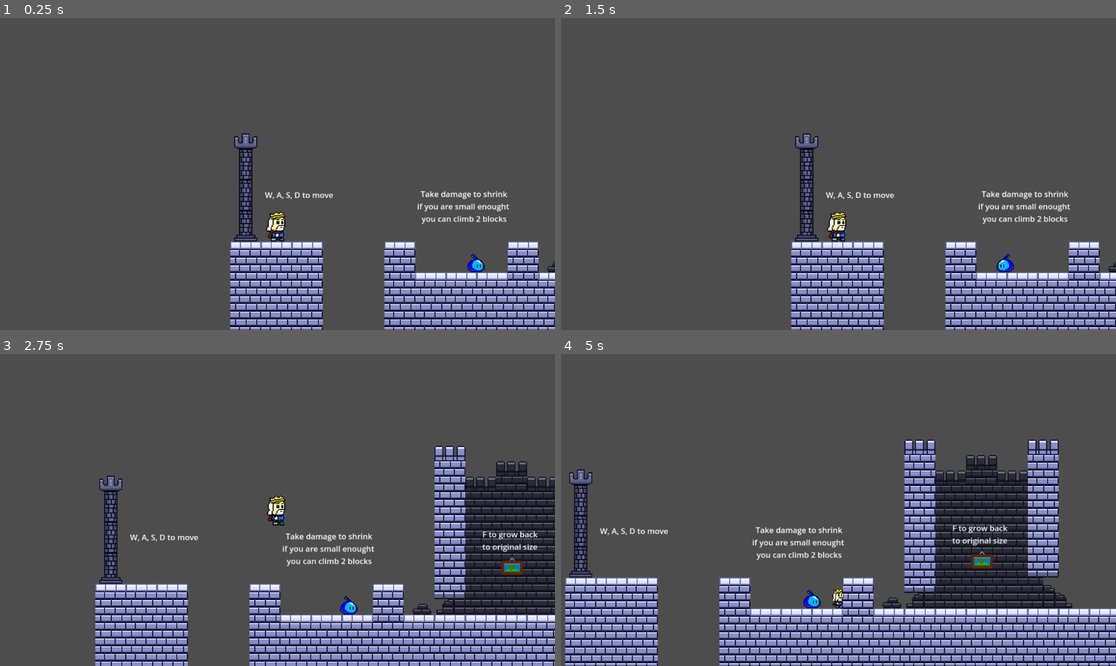
Above: before the commit, frames 1-4 (two rows, left to right).
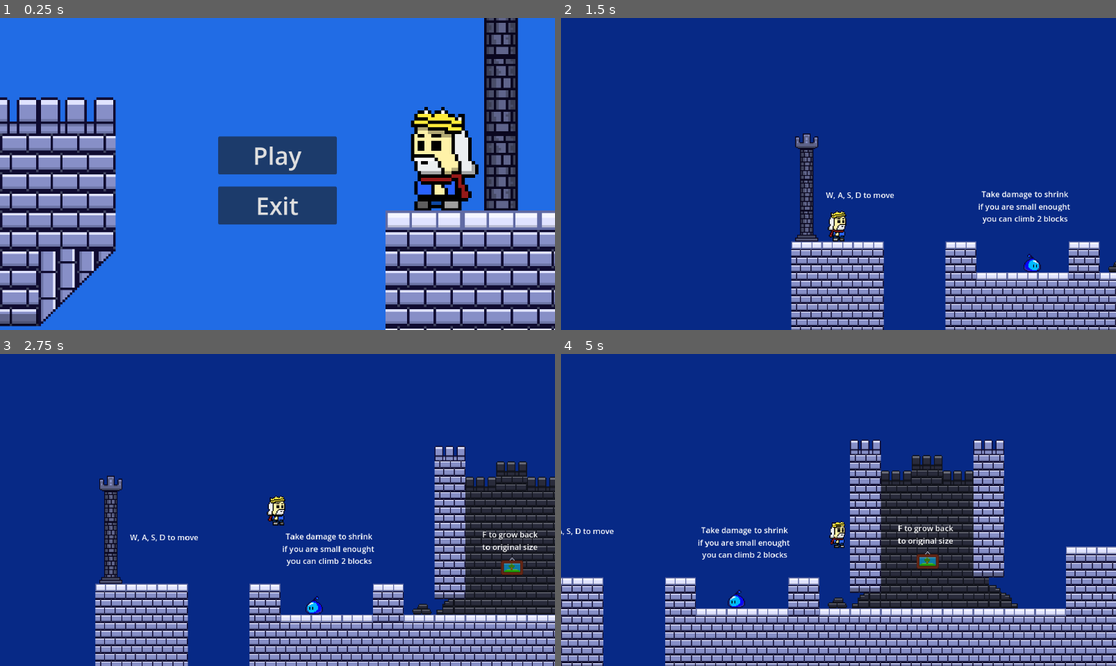
Above: after the commit, the same moments.

Repository: AND0MASTER/gamejam
Game: Godot game, scene res://Scenes/menu.tscn
The game is run twice, just before and just after one commit, with the same random seed, the same clock (stepped at 60 frames per second) and the same inputs. Before the commit the project starts from res://Scenes/level_1.tscn.
Inputs (mouse positions are in pixels of both pictures, inside the frame that each line leads up to):
- Up to frame 1 (0.25 s): no input
- Up to frame 2 (1.5 s): click (838, 155) at 0.5 s, where only the run after the commit has a clickable "Play"; click (738, 161) at 1.25 s, where only the run after the commit has a clickable "Level 1"
- Up to frame 3 (2.75 s): hold D (move_right) from 2.03 s (still down); tap F (grow) at 2.1 s; tap W (jump) at 2.27 s
- Up to frame 4 (5 s): tap F (grow) at 2.85, 3.6, 4.35 s; tap W (jump) at 3.02, 4.52 s; release D (move_right) at 3.53 s; hold A (move_left) 3.53-4.28 s; hold D (move_right) from 4.28 s (still down)

The runs differ from the first frame. In frame 1, 97% of the frame differs, in the area x 0-100%, y 0-100%; in frame 2, 87%; in frame 3, 74%; in frame 4, 85%.

Commit message:
background and main scene changed

Diff:
--- a/project.godot
+++ b/project.godot
@@ -11,7 +11,7 @@
 [application]
 
 config/name="gamejam"
-run/main_scene="uid://2njjqon7putm"
+run/main_scene="uid://cuv2hpw6xdqfc"
 config/features=PackedStringArray("4.4", "GL Compatibility")
 config/icon="res://icon.svg"
 
@@ -59,5 +59,7 @@
 
 [rendering]
 
+textures/canvas_textures/default_texture_filter=0
 renderer/rendering_method="gl_compatibility"
 renderer/rendering_method.mobile="gl_compatibility"
+environment/defaults/default_clear_color=Color(0.0292394, 0.16171, 0.523725, 1)
